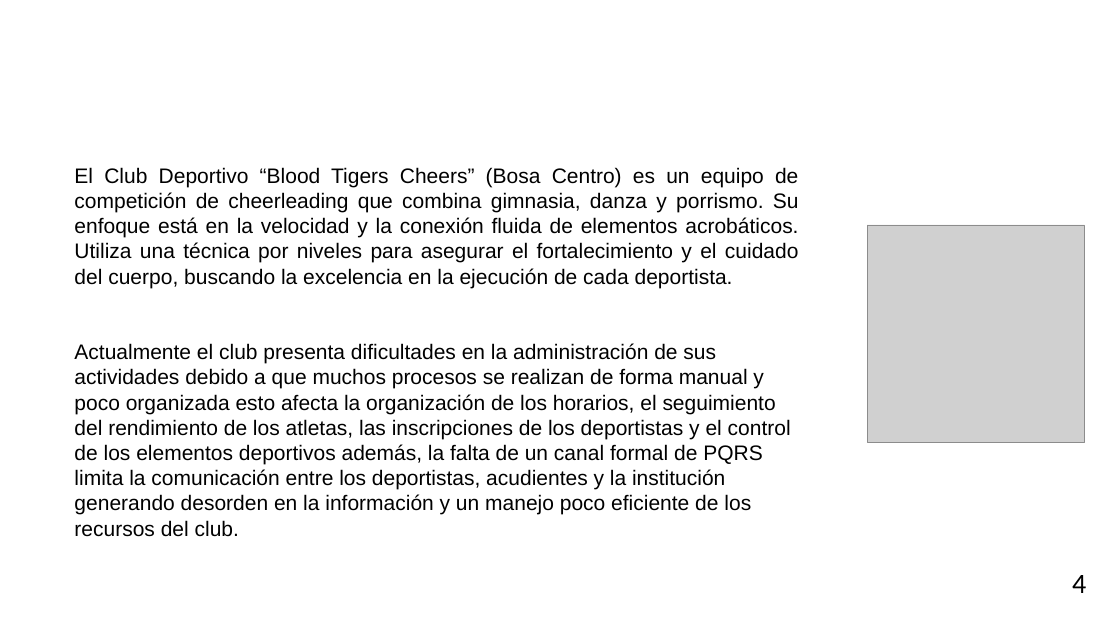
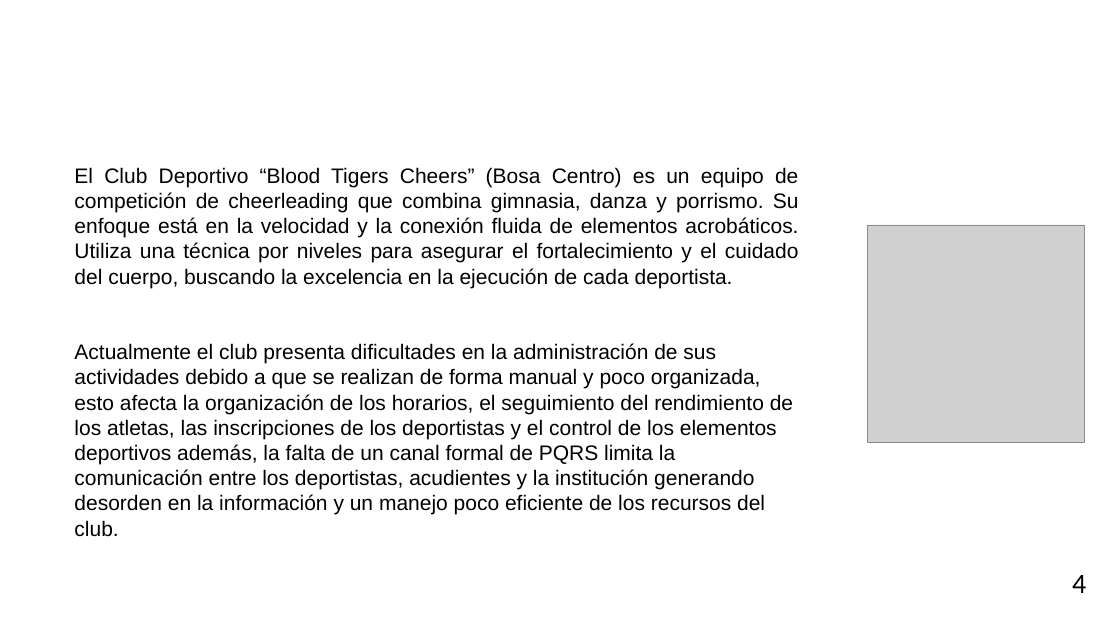
Before and after one commit to DONLEO21/Pruebas, a slide deck: slide 4 of Documentación/Presentacion_SENA_CheerClick_II.pptx. Drawn at 1120x630 pixels with LibreOffice and Linux fonts; fonts in the diff are those of the drawing; grey boxes stand for pictures; background and template pictures are left out. Boxes give left, top, right and bottom in pixels: in the first picture for what was removed or moved away, otherwise in the second. Text is boxed around its words. In the diff, an @@ line names an element or a change of style, - is before the commit and + after.

```diff
--- a/Documentación/Presentacion_SENA_CheerClick_II.pptx
+++ b/Documentación/Presentacion_SENA_CheerClick_II.pptx
@@ text at [74, 343, 793, 537]: text changed @@
-Actualmente el club presenta dificultades en la administración de sus actividades debido a que muchos procesos se realizan de forma manual y poco organizada esto afecta la organización de los horarios, el seguimiento del rendimiento de los atletas, las inscripciones de los deportistas y el control de los elementos deportivos además, la falta de un canal formal de PQRS limita la comunicación entre los deportistas, acudientes y la institución generando desorden en la información y un manejo poco eficiente de los recursos del club.
+Actualmente el club presenta dificultades en la administración de sus actividades debido a que se realizan de forma manual y poco organizada, esto afecta la organización de los horarios, el seguimiento del rendimiento de los atletas, las inscripciones de los deportistas y el control de los elementos deportivos además, la falta de un canal formal de PQRS limita la comunicación entre los deportistas, acudientes y la institución generando desorden en la información y un manejo poco eficiente de los recursos del club.
```
Also in this commit, not shown: 12 other slides changed, 1 slide added, 2 slides removed.
